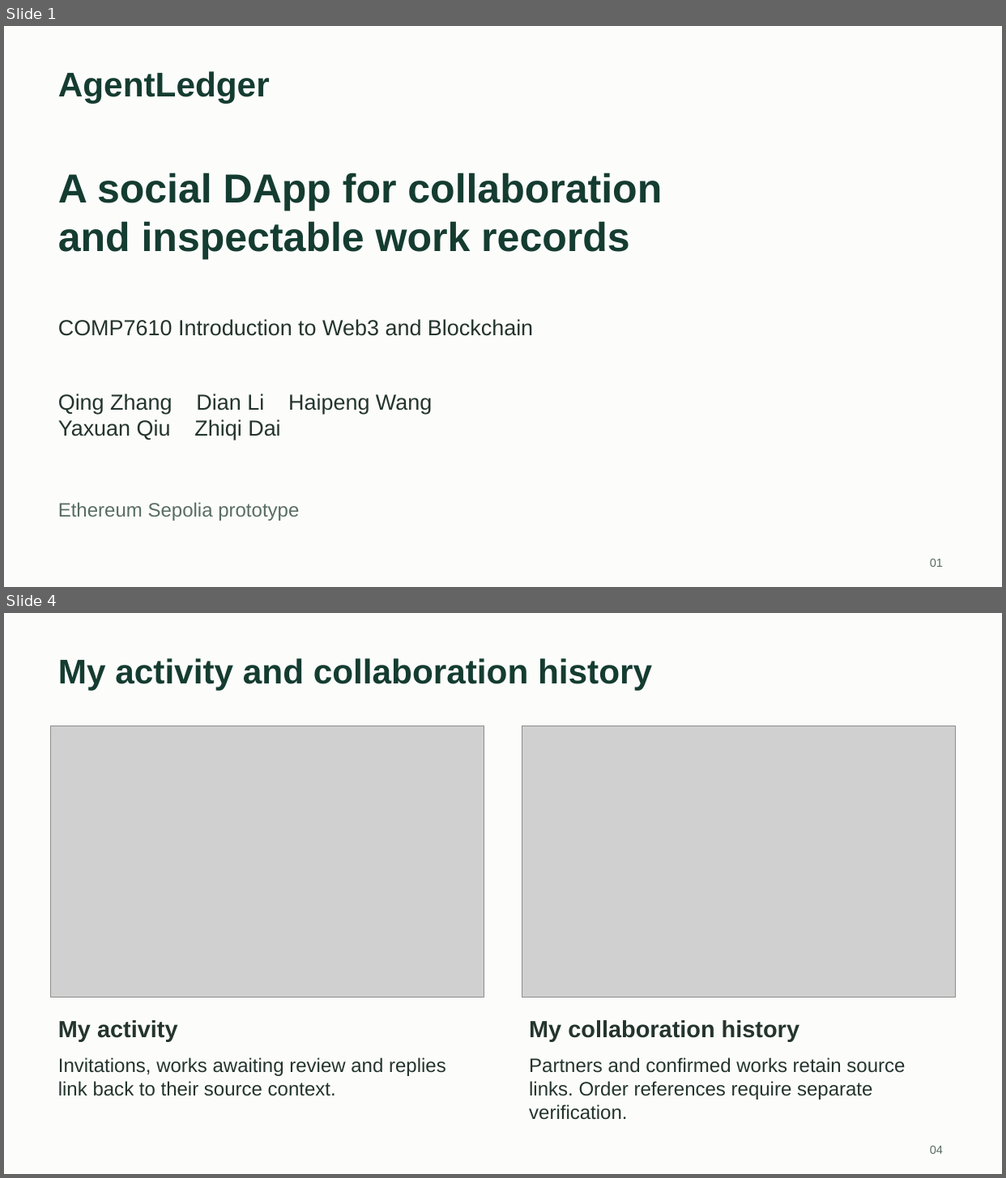
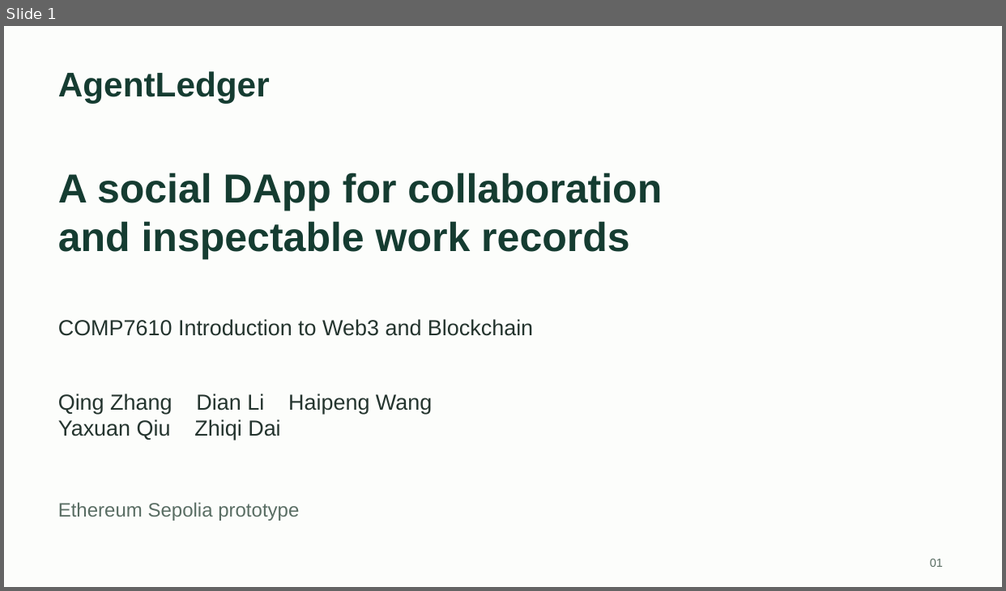
Before and after one commit to Zqqq-qq/comp7610-agentledger, a slide deck: docs/project/5-AgentLedger-Slides.pptx. Shown one above the other, each under a label of ours: slides 1 and 4 before the commit, slide 1 after it; the slides between them are not shown. The pictures are 1006x1178 and 1006x591 pixels, drawn with LibreOffice and Linux fonts; fonts in the diff are those of the drawing; grey boxes stand for pictures. Boxes give left, top, right and bottom in pixels: in the first picture for what was removed or moved away, otherwise in the second. Text is boxed around its words. In the diff, an @@ line names an element or a change of style, - is before the commit and + after.

```diff
--- a/docs/project/5-AgentLedger-Slides.pptx
+++ b/docs/project/5-AgentLedger-Slides.pptx
@@ slide 4 removed at (4,613,1002,1174), background #FCFDFB @@
@@ text removed at (58,658,652,690) @@
-My activity and collaboration history
@@ picture removed at (50,726,484,997) @@
@@ picture removed at (522,726,956,997) @@
@@ text removed at (58,1020,178,1041) @@
-My activity
@@ text removed at (529,1020,799,1041) @@
-My collaboration history
@@ text removed at (58,1058,446,1097) @@
-Invitations, works awaiting review and replies link back to their source context.
@@ text removed at (529,1058,905,1120) @@
-Partners and confirmed works retain source links. Order references require separate verification.
@@ text removed at (930,1146,943,1154) @@
-04
```
Also in this commit, not shown: 7 slides changed, 3 slides added, 1 other slide removed, 7 other files.
